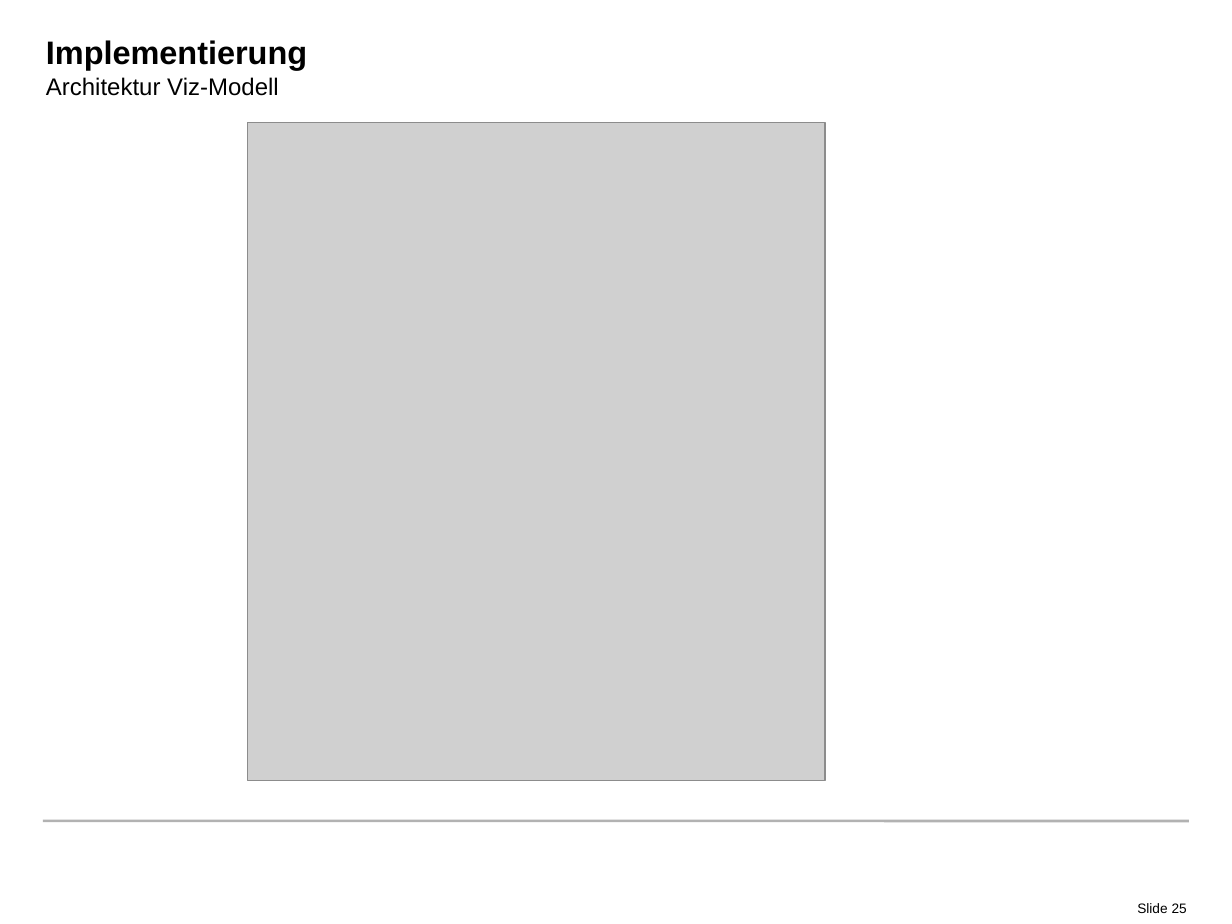
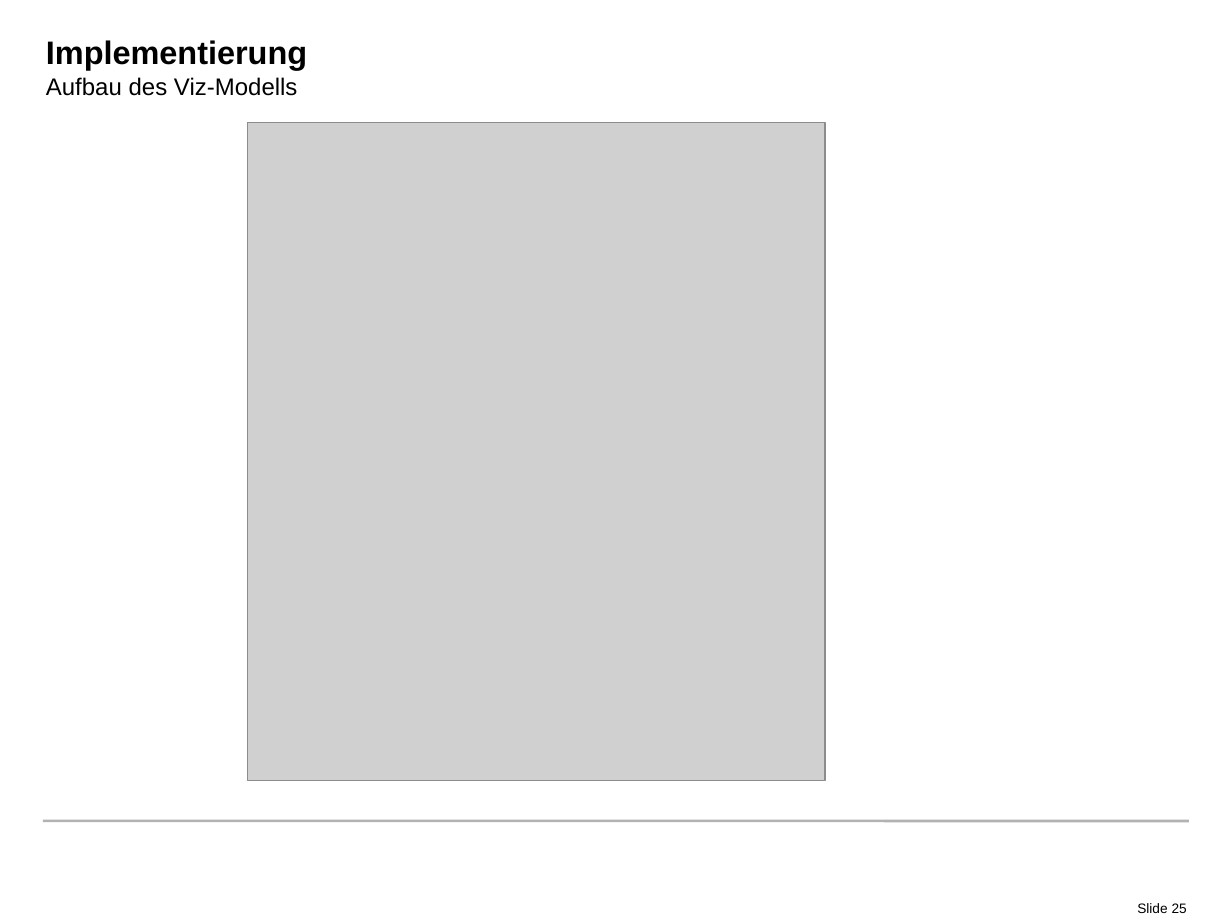
Before and after one commit to radke-tum/idp, a slide deck: slide 25 of pssif/doc/PSSIF.pptx. Drawn at 1232x924 pixels with LibreOffice and Linux fonts; fonts in the diff are those of the drawing; grey boxes stand for pictures; background and template pictures are left out. Boxes give left, top, right and bottom in pixels: in the first picture for what was removed or moved away, otherwise in the second. Text is boxed around its words. In the diff, an @@ line names an element or a change of style, - is before the commit and + after.

```diff
--- a/pssif/doc/PSSIF.pptx
+++ b/pssif/doc/PSSIF.pptx
@@ title at (46, 40, 307, 96): text changed @@
-Implementierung
-Architektur Viz-Modell
+Implementierung
+Aufbau des Viz-Modells
```
Also in this commit, not shown: 6 other slides changed.
